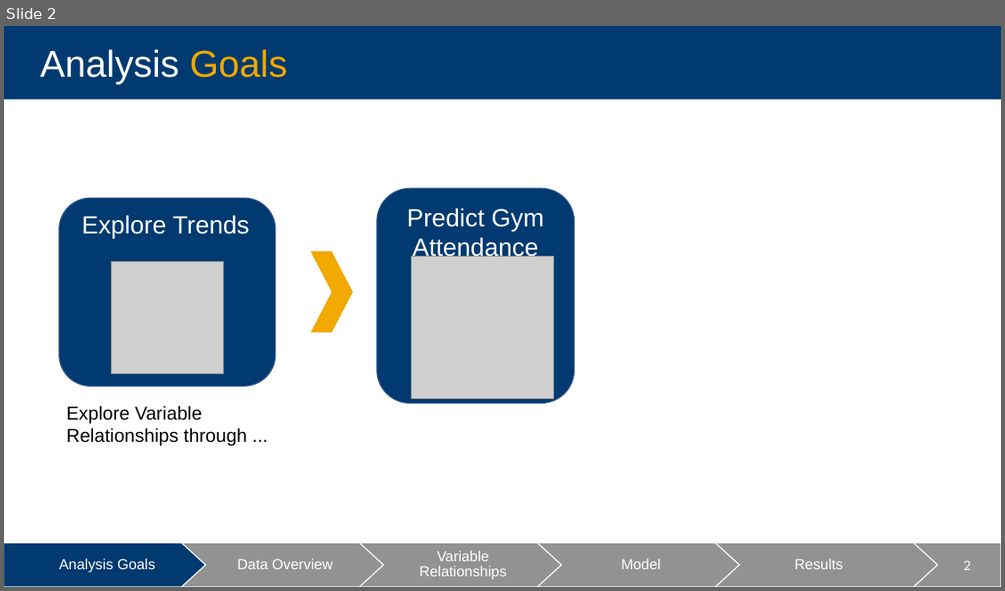
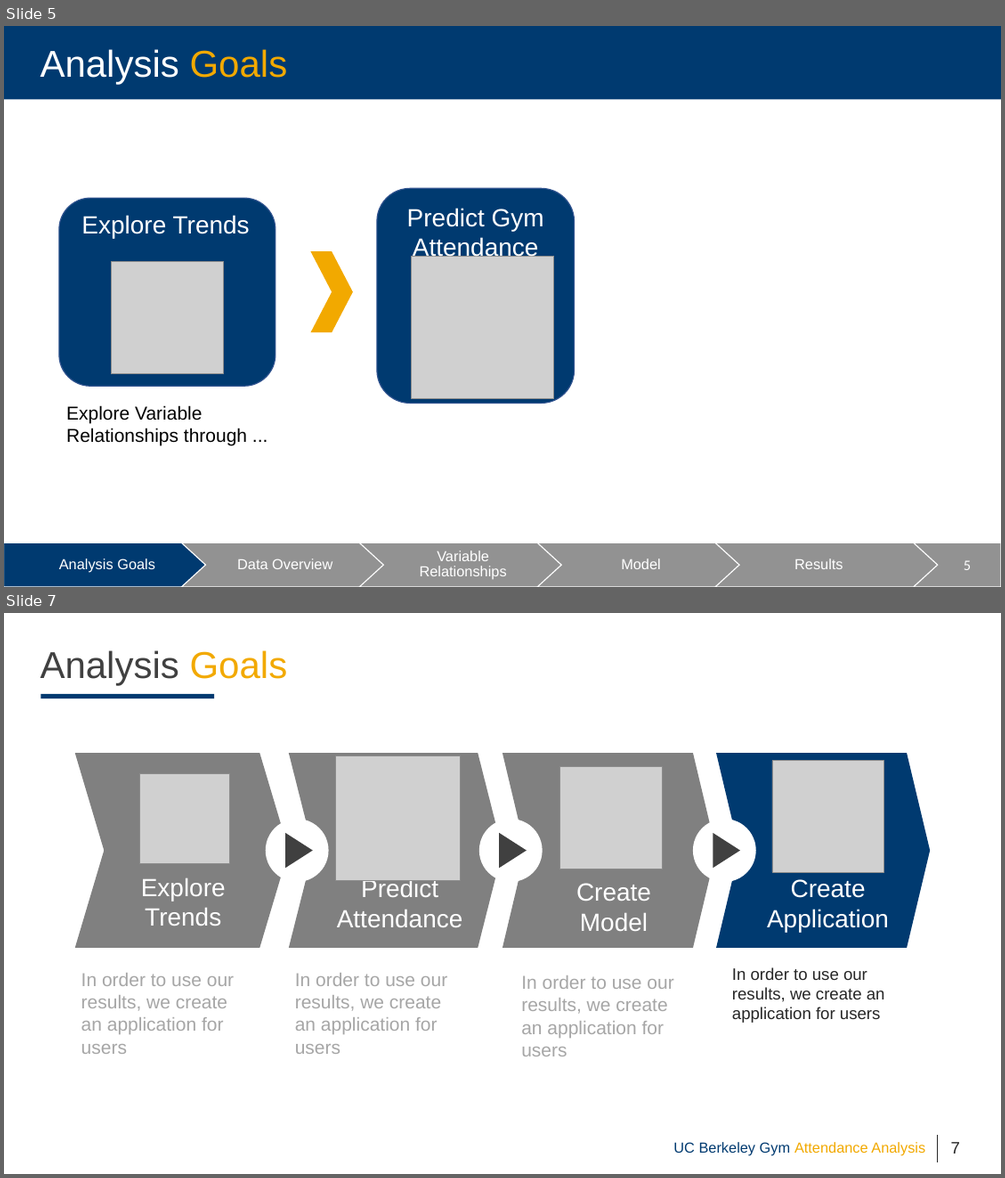
Before and after one commit to jeffernst4/gymtraffic, a slide deck: presentation/UC Berkeley Gym Attendance.pptx. Shown one above the other, each under a label of ours: slide 2 before the commit, slides 5 and 7 after it; the slides between them are not shown. The pictures are 1005x591 and 1005x1178 pixels, drawn with LibreOffice and Linux fonts; fonts in the diff are those of the drawing; grey boxes stand for pictures. Boxes give left, top, right and bottom in pixels: in the first picture for what was removed or moved away, otherwise in the second. Text is boxed around its words. In the diff, an @@ line names an element or a change of style, - is before the commit and + after.

```diff
--- a/presentation/UC Berkeley Gym Attendance.pptx
+++ b/presentation/UC Berkeley Gym Attendance.pptx
@@ slide 7 added at (4,613,1001,1174), background #FFFFFF @@
@@ text added at (40,650,288,686), 36 pt, text #404040 @@
+Analysis Goals
@@ rectangle added at (40,694,214,698), fill #003A70 @@
@@ group added at (75,753,930,948): 4 chevrons, 4 pictures, 4 texts, 3 ellipses, 3 triangles @@
+Explore Trends
+Predict Attendance
+Create Model
+Create Application
@@ text added at (81,973,234,1054), 18 pt, text #A6A6A6 @@
+In order to use our results, we create an application for users
@@ text added at (295,973,447,1054), 18 pt, text #A6A6A6 @@
+In order to use our results, we create an application for users
@@ text added at (521,975,673,1056), 18 pt, text #A6A6A6 @@
+In order to use our results, we create an application for users
@@ text added at (732,967,885,1022), 16 pt, text #262626 @@
+In order to use our results, we create an application for users
@@ text added at (673,1142,925,1156), 14 pt, text #F2A900 @@
+UC Berkeley Gym Attendance Analysis
@@ line added from (938, 1135) to (938, 1162), #262626 0.5 pt @@
@@ page number added at (951,1142,960,1153), 16 pt, text #262626 @@
+7
@@ what was slide 2 is now slide 5 @@
@@ page number at (963,560,971,570): text changed @@
-2
+5
```
Also in this commit, not shown: 3 slides changed, 4 other slides added.
